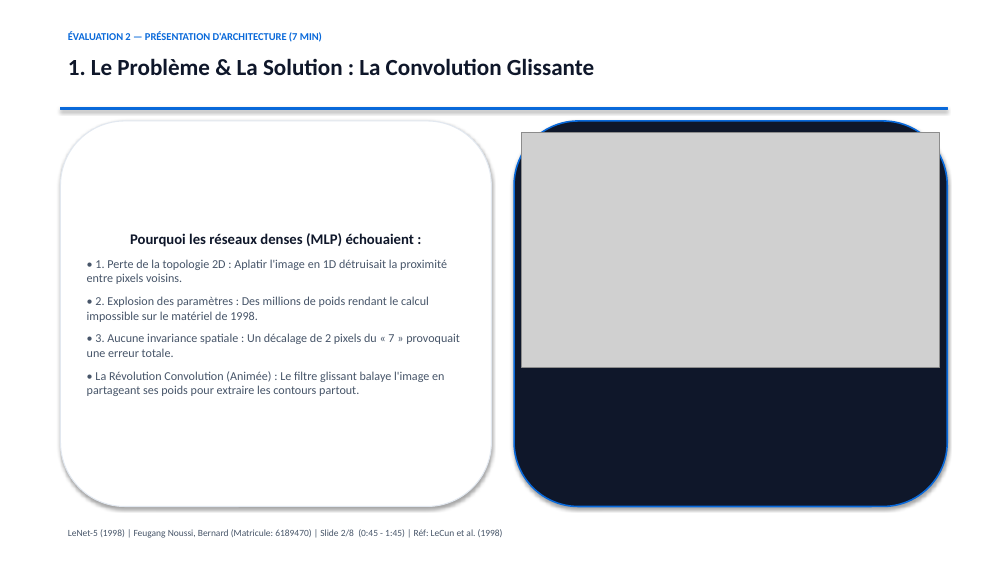
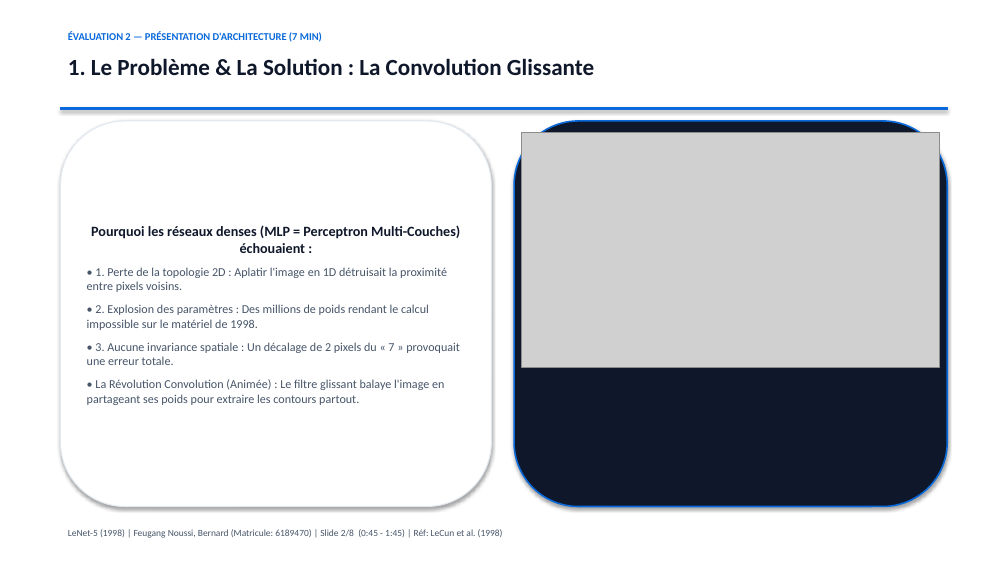
Before and after one commit to bernyforce/lenet5-convolutional-neural-network-1998, a slide deck: slide 2 of presentation_rxneurones_lenet5.pptx. Drawn at 1008x567 pixels with LibreOffice and Linux fonts; fonts in the diff are those of the drawing; grey boxes stand for pictures. Boxes give left, top, right and bottom in pixels: in the first picture for what was removed or moved away, otherwise in the second. Text is boxed around its words. In the diff, an @@ line names an element or a change of style, - is before the commit and + after.

```diff
--- a/presentation_rxneurones_lenet5.pptx
+++ b/presentation_rxneurones_lenet5.pptx
@@ text in rounded rectangle at (x1=91, y1=225, x2=460, y2=253): text changed; size 14 to 13.5 pt @@
-Pourquoi les réseaux denses (MLP) échouaient :
+Pourquoi les réseaux denses (MLP = Perceptron Multi-Couches) échouaient :
```
Also in this commit, not shown: 6 other slides changed, 1 other file.
